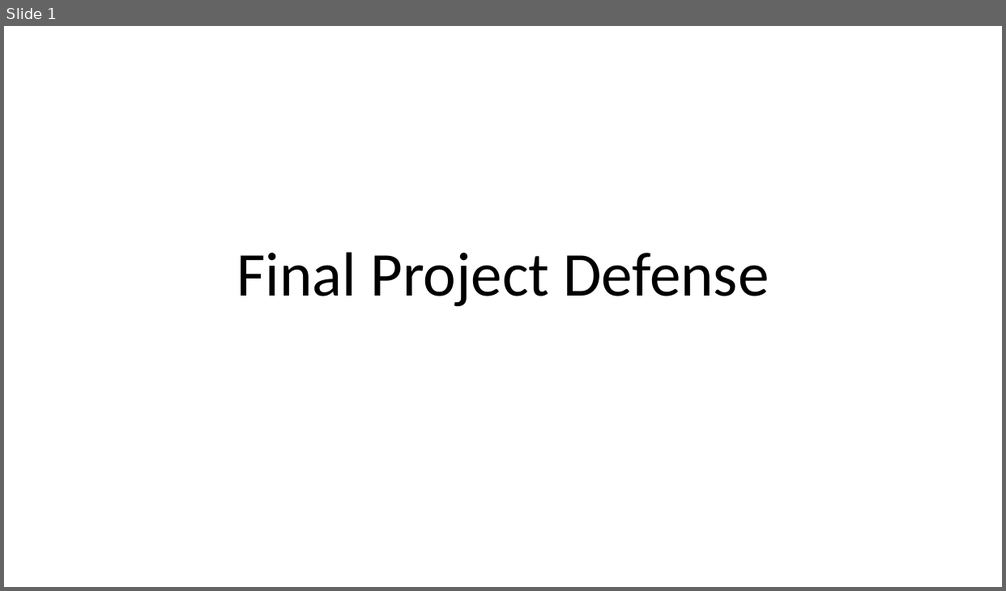
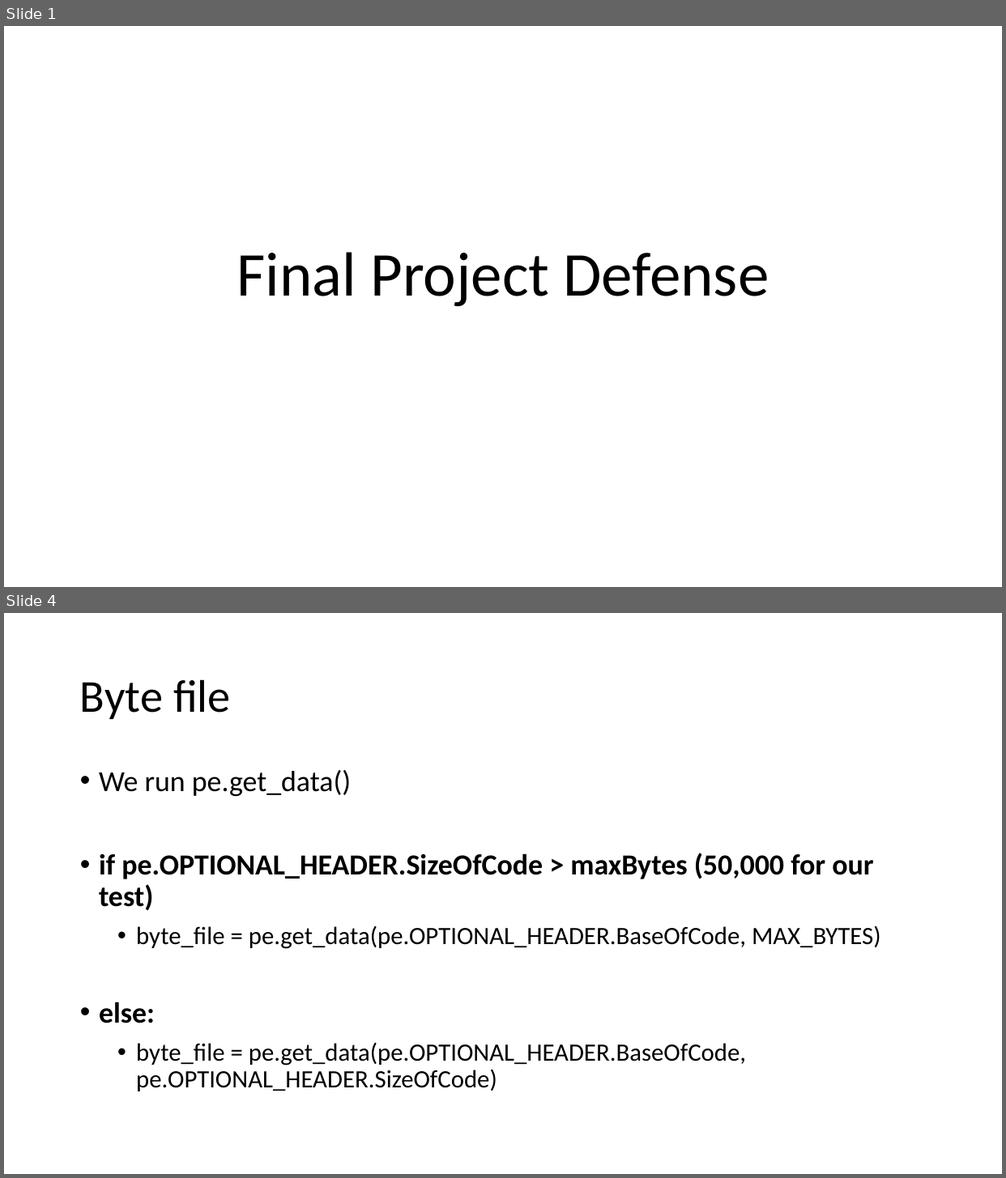
Before and after one commit to jgmuir/CSCE689_Team, a slide deck: defender/DefenderSlides.pptx. Shown one above the other, each under a label of ours: slide 1 before the commit, slides 1 and 4 after it; the slides between them are not shown. The pictures are 1006x591 and 1006x1178 pixels, drawn with LibreOffice and Linux fonts; fonts in the diff are those of the drawing. Boxes give left, top, right and bottom in pixels: in the first picture for what was removed or moved away, otherwise in the second. Text is boxed around its words. In the diff, an @@ line names an element or a change of style, - is before the commit and + after.

```diff
--- a/defender/DefenderSlides.pptx
+++ b/defender/DefenderSlides.pptx
@@ slide 4 added at (4, 613, 1002, 1174), background #FFFFFF @@
@@ title added at (80, 679, 231, 719), 44 pt, text #000000 @@
+Byte file
@@ text added at (99, 770, 881, 1092), 24 pt, text #000000 @@
+• We run pe.get_data()
+• if pe.OPTIONAL_HEADER.SizeOfCode > maxBytes (50,000 for our test)
+    • byte_file = pe.get_data(pe.OPTIONAL_HEADER.BaseOfCode, MAX_BYTES)
+  • else:
+    • byte_file = pe.get_data(pe.OPTIONAL_HEADER.BaseOfCode, pe.OPTIONAL_HEADER.SizeOfCode)
```
Also in this commit, not shown: 2 slides changed, 11 other slides added, 31 slides removed, 1 other file.
